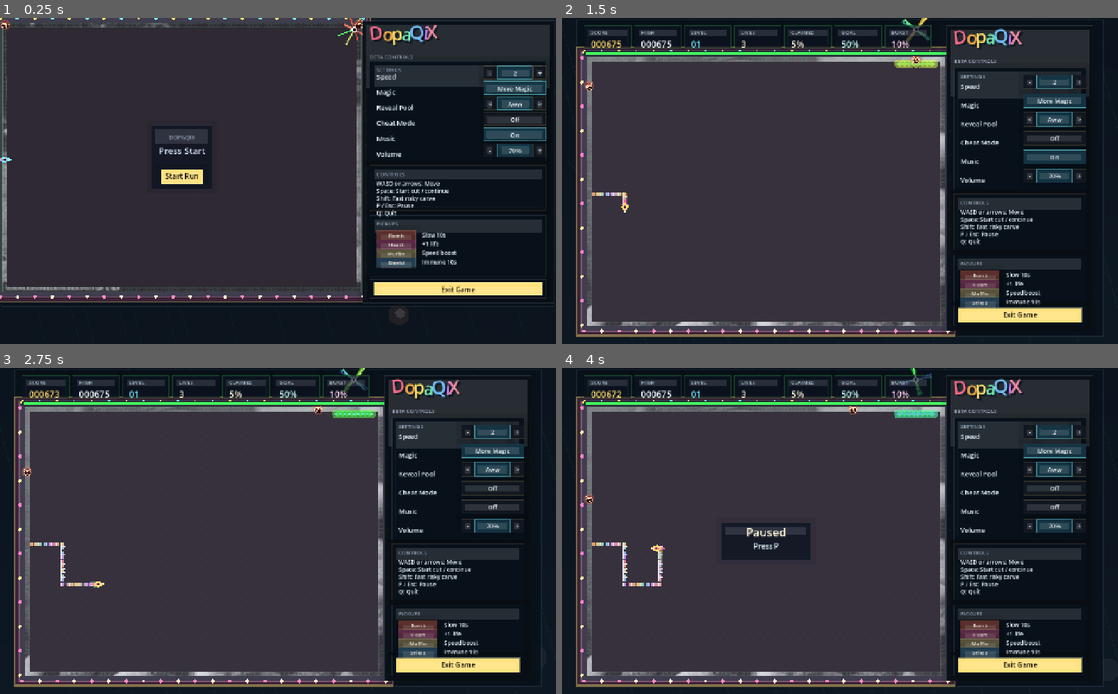
Above: before the commit, frames 1-4 (two rows, left to right).
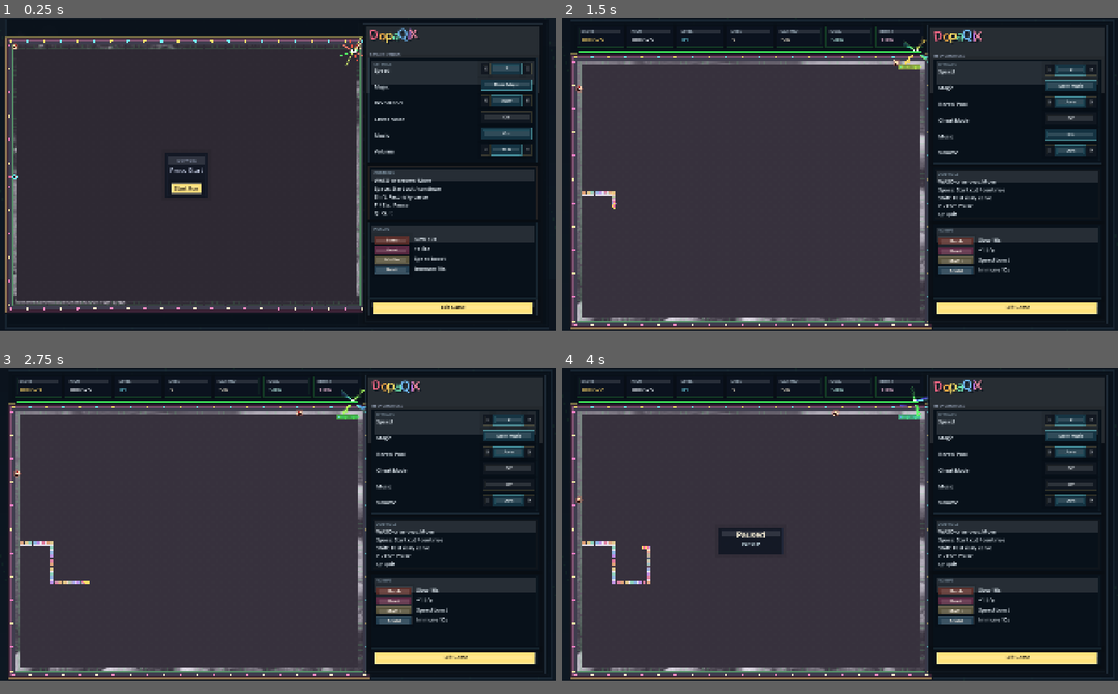
Above: after the commit, the same moments.

Repository: soolafsen/DopaQixNative2
Game: Godot game, scene res://main.tscn
Same seed, same stepped clock (60 frames per second), same inputs: the game is played once before the commit and once after it.
Inputs (mouse positions are in pixels of both pictures, inside the frame that each line leads up to):
- Up to frame 1 (0.25 s): no input
- Up to frame 2 (1.5 s): tap Enter at 0.5 s; move the mouse to (962, 164) at 0.52 s; hold D (move_right) 0.53-1.28 s; tap Space (accept) at 0.6 s; click (962, 164) at 0.67 s; move the mouse to (728, 197) at 1.27 s; hold S (move_down) from 1.28 s (still down); tap Shift (boost_cut) at 1.35 s
- Up to frame 3 (2.75 s): move the mouse to (333, 459) at 2.02 s; release S (move_down) at 2.03 s; hold D (move_right) from 2.03 s (still down); hold M (toggle_music) from 2.03 s (still down)
- Up to frame 4 (4 s): move the mouse to (812, 596) at 2.77 s; release D (move_right) at 2.78 s; release M (toggle_music) at 2.78 s; hold W (move_up) 2.78-3.53 s; tap Enter at 2.85 s; click (812, 596) at 2.92 s; move the mouse to (1006, 579) at 3.52 s; hold A (move_left) from 3.53 s (still down); tap P at 3.6 s
The window is 800x469 before the commit and 800x450 after it. Grey fills any space a smaller window leaves; there, only what the larger window draws over its background counts as a difference.

The runs differ from the first frame. In frame 1, 23% of the frame differs, in the area x 0-99%, y 0-93%; in frame 2, 25%; in frame 3, 25%; in frame 4, 27%, in the area x 1-98%, y 0-98%.

Commit message:
fix(ui): switch to fixed 1080p cabinet layout

Diff:
--- a/project.godot
+++ b/project.godot
@@ -12,10 +12,10 @@
 
 [display]
 
-window/size/viewport_width=1366
-window/size/viewport_height=800
+window/size/viewport_width=1920
+window/size/viewport_height=1080
 window/stretch/mode="canvas_items"
-window/stretch/aspect="expand"
+window/stretch/aspect="keep"
 window/size/mode=3
 
 [rendering]
--- a/scripts/game.gd
+++ b/scripts/game.gd
@@ -9,13 +9,13 @@
 const TILE_SAFE := 1
 const TILE_TRAIL := 2
 
-const CELL := 11
+const CELL := 15
 const COLS := 80
 const ROWS := 60
-const BOARD_RECT := Rect2(Vector2(36.0, 122.0), Vector2(COLS * CELL, ROWS * CELL))
+const BOARD_RECT := Rect2(Vector2.ZERO, Vector2(COLS * CELL, ROWS * CELL))
 const CARDINALS := [Vector2i.LEFT, Vector2i.RIGHT, Vector2i.UP, Vector2i.DOWN]
-const SIDEBAR_GAP := 4.0
-const SIDEBAR_WIDTH := 360.0
+const SIDEBAR_GAP := 10.0
+const SIDEBAR_WIDTH := 620.0
 const MUSIC_ASSET_PATH := "res://assets/audio/zenostar_loop.ogg"
 const SLICE_ASSET_PATH := "res://assets/audio/cut_tick.ogg"
 const TITLE_LETTERS := [
@@ -38,10 +38,10 @@
 
 const MOVE_INTERVAL := 0.07
 const SPARK_SPEED := 9.0
-const ENEMY_SPEED_MIN := 90.0
-const ENEMY_SPEED_MAX := 150.0
-const ENEMY_ARM_MIN := 22.0
-const ENEMY_ARM_MAX := 52.0
+const ENEMY_SPEED_MIN := 124.0
+const ENEMY_SPEED_MAX := 205.0
+const ENEMY_ARM_MIN := 30.0
+const ENEMY_ARM_MAX := 72.0
 const ENEMY_HISTORY_LENGTH := 7
 const SPARK_HISTORY_LENGTH := 6
 const ENEMY_RESIDUE_DROP_INTERVAL := 0.055
@@ -1387,14 +1387,9 @@
 
 
 func _board_rect() -> Rect2:
-	var sidebar_width: float = SIDEBAR_WIDTH
 	if state_name == "title":
-		sidebar_width = clampf(size.x - BOARD_RECT.size.x - 18.0, 430.0, 500.0)
-	var cabinet_width: float = BOARD_RECT.size.x + SIDEBAR_GAP + sidebar_width
-	var min_left: float = 6.0 if state_name == "title" else 24.0
-	var left: float = maxf(min_left, floor((size.x - cabinet_width) * 0.5))
-	var top: float = 12.0 if state_name == "title" else clampf(floor(size.y * 0.12), 92.0, 122.0)
-	return Rect2(Vector2(left, top), BOARD_RECT.size)
+		return Rect2(Vector2(44.0, 92.0), BOARD_RECT.size)
+	return Rect2(Vector2(52.0, 148.0), BOARD_RECT.size)
 
 
 func _cell_center(col: int, row: int) -> Vector2:
@@ -1764,47 +1759,38 @@
 
 func _options_panel_rect() -> Rect2:
 	var board := _board_rect()
-	var top: float = 8.0 if state_name == "title" else maxf(18.0, board.position.y - 104.0)
-	var bottom: float = minf(size.y - 8.0, board.end.y + (28.0 if state_name == "title" else 12.0))
+	var top: float = 20.0 if state_name == "title" else 24.0
 	var x: float = board.end.x + SIDEBAR_GAP
-	var width: float = clampf(size.x - x - 6.0, 430.0, 500.0) if state_name == "title" else SIDEBAR_WIDTH
-	return Rect2(Vector2(x, top), Vector2(width, bottom - top))
+	return Rect2(Vector2(x, top), Vector2(SIDEBAR_WIDTH, size.y - top - 24.0))
 
 
 func _options_settings_rect() -> Rect2:
 	var panel := _options_panel_rect()
-	if state_name == "title":
-		return Rect2(panel.position + Vector2(18.0, 98.0), Vector2(panel.size.x - 36.0, 246.0))
-	return Rect2(panel.position + Vector2(18.0, 104.0), Vector2(panel.size.x - 36.0, 300.0))
+	return Rect2(panel.position + Vector2(20.0, 118.0), Vector2(panel.size.x - 40.0, 360.0))
 
 
 func _options_controls_rect() -> Rect2:
 	var settings := _options_settings_rect()
-	var height: float = 110.0 if state_name == "title" else 138.0
-	return Rect2(Vector2(settings.position.x, settings.end.y + 10.0), Vector2(settings.size.x, height))
+	return Rect2(Vector2(settings.position.x, settings.end.y + 16.0), Vector2(settings.size.x, 182.0))
 
 
 func _options_footer_rect() -> Rect2:
 	var panel := _options_panel_rect()
-	var height: float = 46.0 if state_name == "title" else 52.0
-	return Rect2(Vector2(panel.position.x + 18.0, panel.end.y - height - 12.0), Vector2(panel.size.x - 36.0, height))
+	return Rect2(Vector2(panel.position.x + 20.0, panel.end.y - 84.0), Vector2(panel.size.x - 40.0, 58.0))
 
 
 func _options_pickups_rect() -> Rect2:
 	var controls := _options_controls_rect()
 	var footer := _options_footer_rect()
-	var min_height: float = 120.0 if state_name == "title" else 68.0
 	return Rect2(
 		Vector2(controls.position.x, controls.end.y + 12.0),
-		Vector2(controls.size.x, maxf(min_height, footer.position.y - controls.end.y - 18.0))
+		Vector2(controls.size.x, maxf(176.0, footer.position.y - controls.end.y - 16.0))
 	)
 
 
 func _options_control_rect(index: int) -> Rect2:
 	var settings := _options_settings_rect()
-	if state_name == "title":
-		return Rect2(Vector2(settings.end.x - 154.0, settings.position.y + 12.0 + index * 38.0), Vector2(154.0, 32.0))
-	return Rect2(Vector2(settings.end.x - 154.0, settings.position.y + 18.0 + index * 46.0), Vector2(154.0, 34.0))
+	return Rect2(Vector2(settings.end.x - 194.0, settings.position.y + 18.0 + index * 56.0), Vector2(176.0, 38.0))
 
 
 func _options_exit_rect() -> Rect2:
@@ -2077,16 +2063,12 @@
 func _draw_cabinet_shell() -> void:
 	var board := _board_rect()
 	var panel := _options_panel_rect()
-	var shell := Rect2()
-	if state_name == "title":
-		shell = Rect2(Vector2(4.0, 4.0), Vector2(size.x - 8.0, maxf(board.end.y + 18.0, panel.end.y + 8.0) - 4.0))
-	else:
-		shell = Rect2(
-			Vector2(board.position.x - 24.0, minf(board.position.y - 18.0, panel.position.y - 14.0)),
-			Vector2(panel.end.x - board.position.x + 48.0, maxf(board.end.y + 18.0, panel.end.y + 12.0) - minf(board.position.y - 18.0, panel.position.y - 14.0))
-		)
+	var shell := Rect2(
+		Vector2(board.position.x - 24.0, minf(board.position.y - 20.0, panel.position.y - 14.0)),
+		Vector2(panel.end.x - board.position.x + 48.0, maxf(board.end.y + 20.0, panel.end.y + 14.0) - minf(board.position.y - 20.0, panel.position.y - 14.0))
+	)
 	draw_rect(shell, _with_alpha(Color("09111a"), 0.9), true)
-	draw_rect(Rect2(Vector2(board.end.x - 10.0, shell.position.y + 12.0), Vector2(panel.position.x - board.end.x + 20.0, shell.size.y - 24.0)), _with_alpha(Color("0c141d"), 0.98), true)
+	draw_rect(Rect2(Vector2(board.end.x - 8.0, shell.position.y + 10.0), Vector2(panel.position.x - board.end.x + 16.0, shell.size.y - 20.0)), _with_alpha(Color("0c141d"), 0.98), true)
 	draw_rect(shell, _with_alpha(Color("233342"), 0.52), false, 3.0)
 	draw_rect(shell.grow(-10.0), _with_alpha(Color("0f1822"), 0.42), false, 1.0)
 
@@ -2287,11 +2269,11 @@
 
 func _draw_hud() -> void:
 	var board := _board_rect()
-	var header_x := board.position.x - 6.0
-	var card_y := maxf(18.0, board.position.y - 78.0)
-	var card_height := 56.0
-	var gap := 8.0
-	var card_width := 115.0
+	var header_x := board.position.x
+	var card_y := 28.0
+	var card_height := 72.0
+	var gap := 10.0
+	var card_width: float = floor((board.size.x - gap * 6.0) / 7.0)
 	var cards := [
 		{"label": "Score", "value": "%06d" % score, "accent": Color("ffd86a"), "size": 22},
 		{"label": "High", "value": "%06d" % high_score, "accent": Color("f5fbff"), "size": 22},
@@ -2306,11 +2288,11 @@
 		var rect := Rect2(Vector2(header_x + index * (card_width + gap), card_y), Vector2(card_width, card_height))
 		_draw_metric_card(rect, card["label"], card["value"], card["accent"], card["size"])
 
-	var power_rect := Rect2(Vector2(board.position.x - 6.0, board.position.y - 14.0), Vector2(board.size.x + 28.0, 10.0))
+	var power_rect := Rect2(Vector2(board.position.x, 114.0), Vector2(board.size.x, 12.0))
 	draw_rect(power_rect, Color("10151f", 0.95), true)
 	var remaining: float = clamp(1.0 - elapsed_seconds / LEVEL_TIME_LIMIT, 0.0, 1.0)
 	var fill_color := Color("43ff60").lerp(Color("ff9d59"), 1.0 - remaining)
-	draw_rect(Rect2(power_rect.position + Vector2(4.0, 2.0), Vector2((power_rect.size.x - 8.0) * remaining, 6.0)), fill_color, true)
+	draw_rect(Rect2(power_rect.position + Vector2(4.0, 3.0), Vector2((power_rect.size.x - 8.0) * remaining, 6.0)), fill_color, true)
 	draw_rect(power_rect, _with_alpha(Color("ecffef"), 0.1), false, 1.0)
 
 	var effects := []
@@ -2365,19 +2347,19 @@
 	var pickups_rect := _options_pickups_rect()
 	var footer_rect := _options_footer_rect()
 	_draw_panel(panel, Color("0a1017", 0.97), _with_alpha(Color("31414f"), 0.52))
-	_draw_candy_title(panel.position + Vector2(18.0, 46.0))
-	_draw_label(panel.position + Vector2(18.0, 92.0), "BETA CONTROLS", 13, Color("a0adc3"))
+	_draw_candy_title(panel.position + Vector2(22.0, 54.0))
+	_draw_label(panel.position + Vector2(22.0, 112.0), "BETA CONTROLS", 13, Color("a0adc3"))
 	_draw_panel(settings, Color("08111a", 0.98), _with_alpha(Color("2f4a5d"), 0.42))
 	_draw_panel(controls, Color("08111a", 0.98), _with_alpha(Color("544031"), 0.34))
 	_draw_panel(pickups_rect, Color("08111a", 0.98), _with_alpha(Color("36505f"), 0.34))
 	_draw_panel(footer_rect, Color("08111a", 0.98), _with_alpha(Color("4b5a69"), 0.34))
 	_draw_label(settings.position + Vector2(16.0, 26.0), "SETTINGS", 13, Color("8ea3b4"))
 	var labels := ["Speed", "Magic", "Reveal Pool", "Cheat Mode", "Music", "Volume"]
-	var settings_label_start := 44.0 if state_name == "title" else 52.0
-	var settings_label_step := 38.0 if state_name == "title" else 46.0
+	var settings_label_start := 50.0
+	var settings_label_step := 56.0
 	for index in range(labels.size()):
 		var y := settings.position.y + settings_label_start + index * settings_label_step
-		_draw_label(Vector2(settings.position.x + 16.0, y), labels[index], 16, Color("eef8ff"))
+		_draw_label(Vector2(settings.position.x + 18.0, y), labels[index], 18, Color("eef8ff"))
 	var speed_rect := _options_control_rect(0)
 	var magic_rect := _options_control_rect(1)
 	var pool_rect := _options_control_rect(2)
@@ -2399,21 +2381,21 @@
 		"Q: Quit"
 	]
 	for index in range(control_lines.size()):
-		_draw_label(Vector2(controls.position.x + 16.0, controls.position.y + 50.0 + index * 18.0), control_lines[index], 14, Color("eef8ff"))
+		_draw_label(Vector2(controls.position.x + 18.0, controls.position.y + 54.0 + index * 28.0), control_lines[index], 18, Color("eef8ff"))
 	_draw_label(pickups_rect.position + Vector2(16.0, 26.0), "PICKUPS", 13, Color("8ea3b4"))
-	var legend_y := pickups_rect.position.y + 54.0
+	var legend_y := pickups_rect.position.y + 62.0
 	for legend in [
 		{"text": "Bomb", "desc": "Slow 10s", "fill": Color("5b2f2b")},
 		{"text": "Heart", "desc": "+1 life", "fill": Color("5b2943")},
 		{"text": "Muffin", "desc": "Speed boost", "fill": Color("58523a")},
 		{"text": "Shield", "desc": "Immune 10s", "fill": Color("223d4f")}
 	]:
-		var badge := Rect2(Vector2(pickups_rect.position.x + 16.0, legend_y - 16.0), Vector2(96.0, 24.0))
+		var badge := Rect2(Vector2(pickups_rect.position.x + 18.0, legend_y - 18.0), Vector2(122.0, 28.0))
 		_draw_panel(badge, legend["fill"], _with_alpha(Color.WHITE, 0.1))
-		_draw_centered_label(Vector2(badge.get_center().x, badge.position.y + 17.0), legend["text"], 13, Color("fff6ea"))
-		_draw_label(Vector2(pickups_rect.position.x + 128.0, legend_y), legend["desc"], 14, Color("eef8ff"))
-		legend_y += 22.0
-	_draw_action_pill(footer_rect.grow_individual(-10.0, -8.0, -10.0, -8.0), "Exit Game")
+		_draw_centered_label(Vector2(badge.get_center().x, badge.position.y + 20.0), legend["text"], 15, Color("fff6ea"))
+		_draw_label(Vector2(pickups_rect.position.x + 156.0, legend_y), legend["desc"], 18, Color("eef8ff"))
+		legend_y += 34.0
+	_draw_action_pill(footer_rect.grow_individual(-14.0, -10.0, -14.0, -10.0), "Exit Game")
 
 
 func _draw_label(position: Vector2, text: String, font_size: int, color: Color) -> void:
